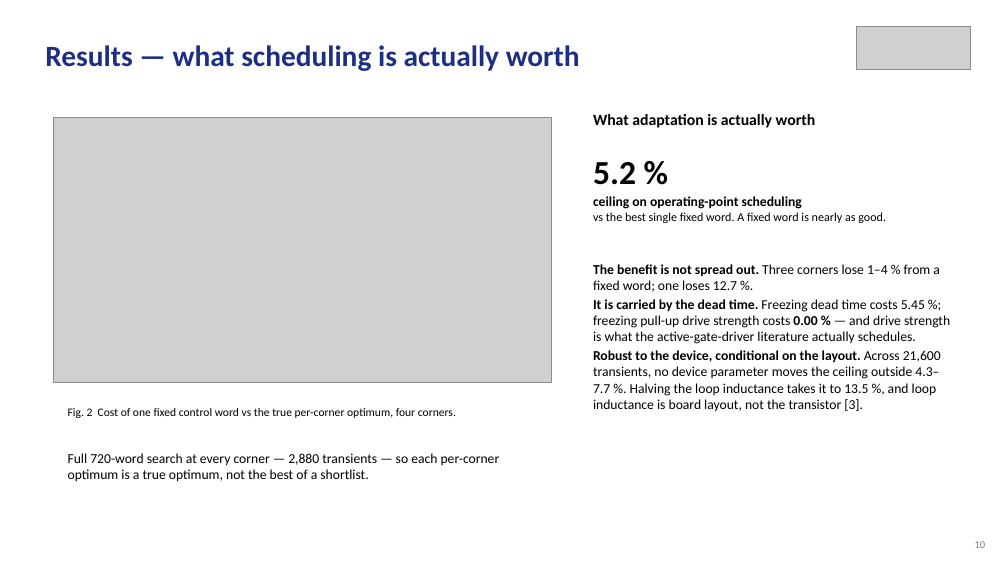
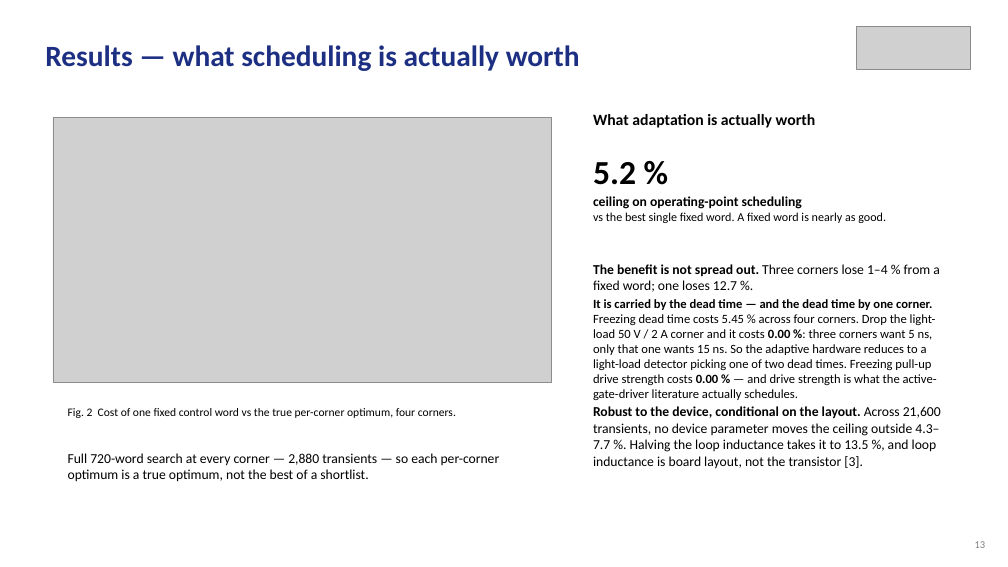
Before and after one commit to Amritha902/gan-driver, a slide deck: slide 13 of review/Review1_GaN_Segmented_Gate_Driver.pptx (slide 10 before the commit). Drawn at 1008x567 pixels with LibreOffice and Linux fonts; fonts in the diff are those of the drawing; grey boxes stand for pictures. Boxes give left, top, right and bottom in pixels: in the first picture for what was removed or moved away, otherwise in the second. Text is boxed around its words. In the diff, an @@ line names an element or a change of style, - is before the commit and + after.

```diff
--- a/review/Review1_GaN_Segmented_Gate_Driver.pptx
+++ b/review/Review1_GaN_Segmented_Gate_Driver.pptx
@@ text at [593, 299, 937, 400]: text changed; size 13 to 12 pt @@
-It is carried by the dead time. Freezing dead time costs 5.45 %; freezing pull-up drive strength costs 0.00 % — and drive strength is what the active-gate-driver literature actually schedules.
+It is carried by the dead time — and the dead time by one corner. Freezing dead time costs 5.45 % across four corners. Drop the light-load 50 V / 2 A corner and it costs 0.00 %: three corners want 5 ns, only that one wants 15 ns. So the adaptive hardware reduces to a light-load detector picking one of two dead times. Freezing pull-up drive strength costs 0.00 % — and drive strength is what the active-gate-driver literature actually schedules.
@@ text at [975, 541, 986, 548]: text changed @@
-10
+13
```
Also in this commit, not shown: 11 other slides changed, 5 slides added, 28 other files.
